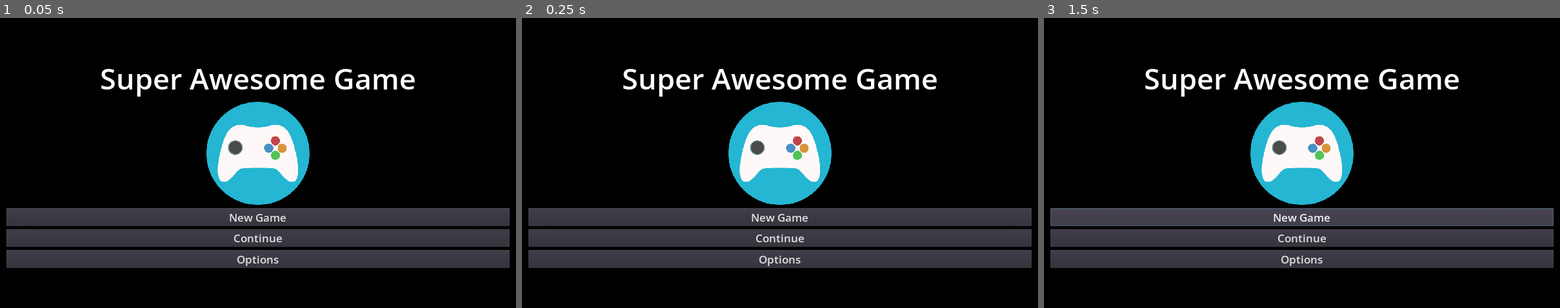
Above: before the commit, frames 1-3 (left to right).
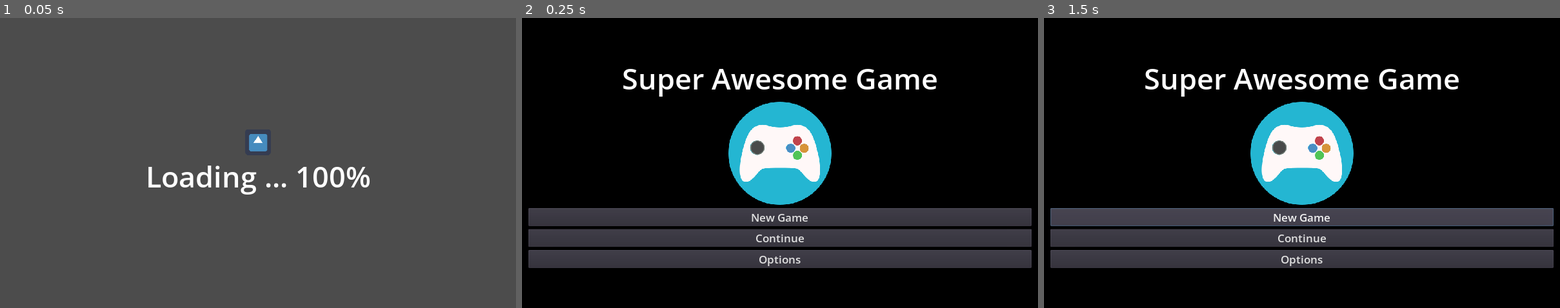
Above: after the commit, the same moments.

Repository: nightblade9/turbo
Game: Godot game, scene res://contexts/pregame/scenes/GameLoaderScene.tscn
Same seed, same stepped clock (60 frames per second), same inputs: the game is played once before the commit and once after it. Before the commit the project starts from res://contexts/pregame/scenes/SplashScene.tscn. The engine's default icon, where the game draws it, is replaced by a stand-in: a white triangle on a blue panel in a dark square.
Inputs:
- Up to frame 1 (0.05 s): no input
- Up to frame 2 (0.25 s): no input
- Up to frame 3 (1.5 s): click "New Game" at 0.5 s; click "New Game" at 1.25 s

The runs differ from the first frame. In frame 1, 82% of the frame differs, in the area x 0-100%, y 0-100%; in frame 2, nothing differs; in frame 3, nothing differs.

Commit message:
First cut of loading scene!

Diff:
--- /dev/null
+++ b/source/contexts/pregame/scenes/GameLoaderScene.gd
@@ -0,0 +1,22 @@
+extends Control
+
+onready var _percent_label = $MarginContainer/VBoxContainer/PercentLabel
+
+const _LOADING_MESSAGE:String = "Loading ... %s%%"
+
+func _ready():
+	var loader = ResourceLoader.load_interactive("res://contexts/pregame/scenes/SplashScene.tscn")
+
+	while true:
+		var error = loader.poll()
+		if error == ERR_FILE_EOF:
+			# loading complete
+			_percent_label.text = _LOADING_MESSAGE % str(100)
+			yield(get_tree(), "idle_frame")
+			var packed_scene = loader.get_resource()
+			get_tree().change_scene_to(packed_scene)
+		elif error == OK:
+			# Still loading ...
+			var progress_percent = 100 * loader.get_stage() / loader.get_stage_count()
+			_percent_label.text = _LOADING_MESSAGE % progress_percent
+			yield(get_tree(), "idle_frame")
--- /dev/null
+++ b/source/contexts/pregame/scenes/GameLoaderScene.tscn
@@ -0,0 +1,44 @@
+[gd_scene load_steps=4 format=2]
+
+[ext_resource path="res://contexts/pregame/scenes/GameLoaderScene.gd" type="Script" id=1]
+[ext_resource path="res://icon.png" type="Texture" id=2]
+[ext_resource path="res://theme/Headings.tres" type="DynamicFont" id=3]
+
+[node name="Control" type="Control"]
+anchor_right = 1.0
+anchor_bottom = 1.0
+script = ExtResource( 1 )
+
+[node name="MarginContainer" type="MarginContainer" parent="."]
+anchor_right = 1.0
+anchor_bottom = 1.0
+custom_constants/margin_right = 8
+custom_constants/margin_top = 8
+custom_constants/margin_left = 8
+custom_constants/margin_bottom = 8
+
+[node name="VBoxContainer" type="VBoxContainer" parent="MarginContainer"]
+margin_left = 8.0
+margin_top = 8.0
+margin_right = 1272.0
+margin_bottom = 712.0
+alignment = 1
+
+[node name="CenterContainer" type="CenterContainer" parent="MarginContainer/VBoxContainer"]
+margin_top = 268.0
+margin_right = 1264.0
+margin_bottom = 332.0
+
+[node name="TextureRect" type="TextureRect" parent="MarginContainer/VBoxContainer/CenterContainer"]
+margin_left = 600.0
+margin_right = 664.0
+margin_bottom = 64.0
+texture = ExtResource( 2 )
+
+[node name="PercentLabel" type="Label" parent="MarginContainer/VBoxContainer"]
+margin_top = 336.0
+margin_right = 1264.0
+margin_bottom = 435.0
+custom_fonts/font = ExtResource( 3 )
+text = "Loading ... 0%"
+align = 1
--- a/source/project.godot
+++ b/source/project.godot
@@ -11,7 +11,7 @@
 [application]
 
 config/name="Turbo"
-run/main_scene="res://contexts/pregame/scenes/SplashScene.tscn"
+run/main_scene="res://contexts/pregame/scenes/GameLoaderScene.tscn"
 config/icon="res://icon.png"
 
 [autoload]
